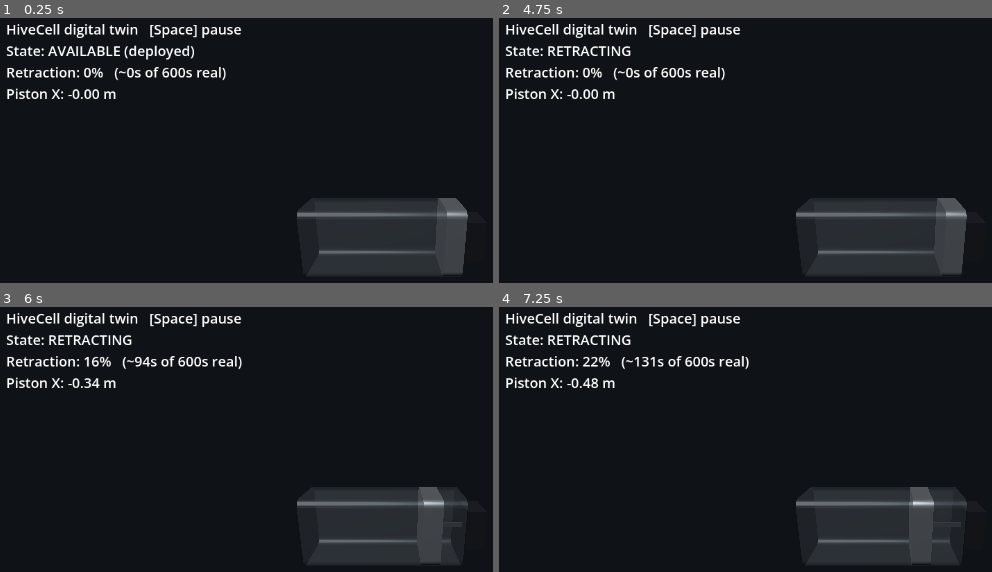
Above: before the commit, frames 1-4 (two rows, left to right).
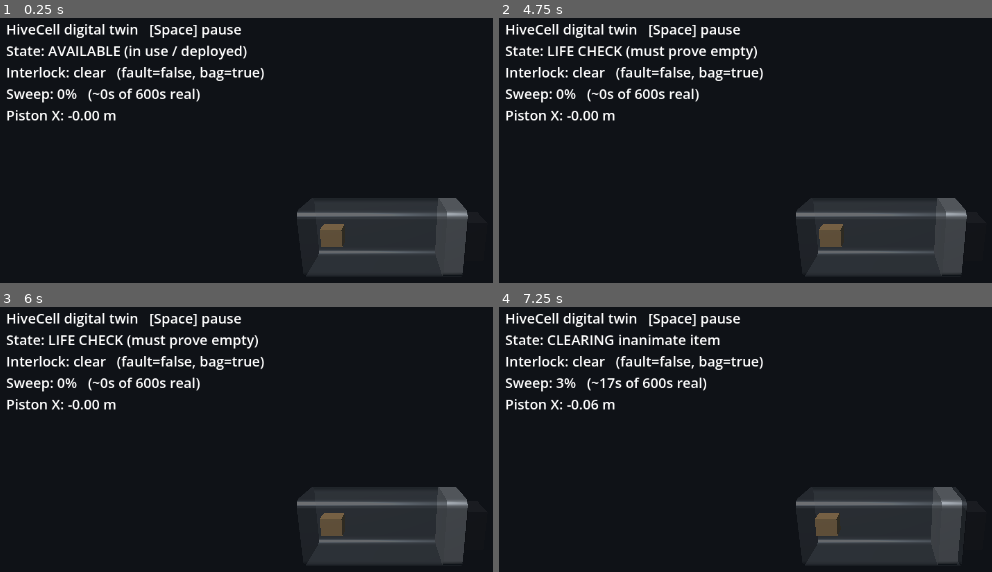
Above: after the commit, the same moments.

Repository: StrayEddy/HiveCell
Game: Godot game, scene res://main.tscn
Two runs of this game, one before a commit and one after it. Both use one fixed random seed, a clock stepped at 60 frames per second and the inputs below.
Inputs:
- Up to frame 1 (0.25 s): no input
- Up to frame 2 (4.75 s): tap Enter at 0.5, 2, 3.5 s; tap Space at 0.77, 1.25, 1.52, 2.75, 3.02, 3.77, 4.25, 4.52 s
- Up to frame 3 (6 s): no input
- Up to frame 4 (7.25 s): tap Space at 6.02, 6.77 s

The runs differ from the first frame. In frame 1, 3.5% of the frame differs, in the area x 1-70%, y 10-87%; in frame 2, 3.9%; in frame 3, 5.0%, in the area x 1-95%, y 10-97%; in frame 4, 4.6%.

Commit message:
M8: gate piston behind a life-detection interlock + headless self-test
The clearing sweep now exists only to remove INANIMATE items from an
EMPTY pod. Motion is gated behind a life-detection interlock: the
mechanism must positively prove "no life inside" before it may advance,
and it stops-and-reverses if life is detected mid-sweep. A living thing
present => hold still (BLOCKED_OCCUPIED) + alert a human, never push out.
This matches docs/SAFETY.md (H1, SF1/SF2); "push the occupant out" is
not a mode the machine can enter.

- safety_interlock.gd: pure, scene-free state machine + fail-safe voting
  (OR toward life; sensor fault reads occupied). Twin and test share it.
- digital_twin.gd: delegates to the interlock; renders its state; adds a
  bag prop for the inanimate-clearing demo.
- tests/test_interlock.gd: headless self-test, exits 0/1. Enforces the
  invariant "sweep never advances while life present" across empty+bag,
  occupied, mid-sweep intrusion, and sensor-fault scenarios; also asserts
  the bag actually clears when empty (liveness).
- Caught a real bug: reverse-from-mid-sweep snapped the piston forward to
  full extension before retracting (a lunge INTO the occupant). Fixed to
  reverse from the current position.
- scripts/run_selftest.sh + .githooks/pre-push: block a push if the
  safety self-tests fail (git config core.hooksPath .githooks).

Co-Authored-By: Claude Opus 4.8 <noreply@anthropic.com>

Diff:
--- a/godot/digital_twin.gd
+++ b/godot/digital_twin.gd
@@ -1,15 +1,29 @@
 extends Node3D
 ## HiveCell digital twin.
 ## Loads the FreeCAD-exported parts (meters, Y-up) and animates the syringe
-## retraction: the piston is the ONLY moving part, sliding -X by `stroke`.
+## motion: the piston is the ONLY moving part, sliding -X by `stroke`.
 ## Dimensions/timing come from models/hivecell.json (kept in sync by
 ## scripts/export_godot.py), so nothing here is a hardcoded magic number.
+##
+## SAFETY MODEL (see docs/SAFETY.md):
+## The piston exists to clear INANIMATE items (e.g. a bag left behind) from an
+## EMPTY pod. It must never move against a living thing. So the clearing sweep is
+## gated behind a life-detection interlock: the mechanism has to positively prove
+## "no life inside" before it may move, and a force/safety-edge backstop reverses
+## it if life is detected mid-motion. Removal is restricted to things that
+## cannot be hurt; a person or animal present => hold still + alert a human.
 
 const MODELS := "res://models/"
 
-@export var demo_seconds := 8.0   ## compress the ~10 min retraction to this many seconds
+@export var demo_seconds := 8.0   ## compress the ~10 min sweep to this many seconds
 @export var hold_seconds := 2.0   ## pause at each end of travel
 @export var paused := false        ## Space toggles this at runtime
+
+## --- Interlock simulation knobs (drive the simulated sensors so you can test) ---
+@export var occupant_alive := false  ## SIM: a living person/animal is inside right now
+@export var bag_present := true      ## SIM: an inanimate item was left behind
+@export var sensor_fault := false    ## SIM: inject a sensor fault (must fail safe -> no motion)
+@export var life_check_seconds := 1.5  ## dwell: all channels must read "no life" this long
 
 var stroke := 2.2                  ## meters, overwritten from manifest
 var retract_real := 600.0          ## real-world seconds, from manifest
@@ -22,16 +36,22 @@
 var piston: MeshInstance3D
 var column: MeshInstance3D          ## rigid-chain exposed column (procedural)
 var column_mesh: BoxMesh
+var bag: MeshInstance3D             ## the inanimate item to be cleared (procedural)
 var label: Label
 
-enum State { DEPLOYED, RETRACTING, CLOSED, EXTENDING }
-var state: int = State.DEPLOYED
-var t := 0.0                       ## time in current state
-var progress := 0.0                ## 0 = deployed (available), 1 = closed (flush)
+## The clearing cycle + life-detection live in a pure, headless-testable class
+## (safety_interlock.gd). This twin just drives its inputs and renders its state,
+## so the twin and the self-test exercise the SAME safety logic.
+var il := SafetyInterlock.new()
+var progress := 0.0                ## mirrored from the interlock for rendering
 
 
 func _ready() -> void:
 	_load_manifest()
+	il.demo_seconds = demo_seconds
+	il.hold_seconds = hold_seconds
+	il.life_check_seconds = life_check_seconds
+	il.bag_present = bag_present   # interlock owns bag state once running (it clears it)
 	_build_scene()
 
 
@@ -85,6 +105,18 @@
 	column.material_override = _metal(Color(0.55, 0.57, 0.60), 1.0)
 	add_child(column)
 
+	# The left-behind bag: a small soft item that rides out ahead of the piston
+	# face during a clearing sweep. Purely a demo prop for the inanimate case.
+	var bag_mesh := BoxMesh.new()
+	bag_mesh.size = Vector3(0.35, 0.30, 0.30)
+	bag = MeshInstance3D.new()
+	bag.mesh = bag_mesh
+	var bag_mat := StandardMaterial3D.new()
+	bag_mat.albedo_color = Color(0.55, 0.40, 0.20)
+	bag_mat.roughness = 0.9
+	bag.material_override = bag_mat
+	add_child(bag)
+
 	var sun := DirectionalLight3D.new()
 	sun.rotation_degrees = Vector3(-55, -35, 0)
 	sun.light_energy = 1.2
@@ -123,27 +155,16 @@
 
 func _process(delta: float) -> void:
 	if not paused:
-		t += delta
-		match state:
-			State.DEPLOYED:
-				progress = 0.0
-				if t >= hold_seconds:
-					_goto(State.RETRACTING)
-			State.RETRACTING:
-				progress = clampf(t / demo_seconds, 0.0, 1.0)
-				if progress >= 1.0:
-					_goto(State.CLOSED)
-			State.CLOSED:
-				progress = 1.0
-				if t >= hold_seconds:
-					_goto(State.EXTENDING)
-			State.EXTENDING:
-				progress = clampf(1.0 - t / demo_seconds, 0.0, 1.0)
-				if progress <= 0.0:
-					_goto(State.DEPLOYED)
+		# Feed the live simulation knobs into the interlock, then step it.
+		il.occupant_alive = occupant_alive
+		il.sensor_fault = sensor_fault
+		il.step(delta)
+		progress = il.progress
+		bag_present = il.bag_present
 
 	piston.position.x = -progress * stroke
 	_update_chain()
+	_update_bag()
 	_update_label()
 
 
@@ -156,19 +177,26 @@
 	column.position = Vector3((piston_rear + magazine_front) * 0.5, 0.0, 0.0)
 
 
-func _goto(s: int) -> void:
-	state = s
-	t = 0.0
+func _update_bag() -> void:
+	# The bag rides just ahead of the piston face while it is being swept out, and
+	# vanishes once cleared. Only shown for the inanimate-clearing demo.
+	bag.visible = bag_present
+	if bag_present:
+		bag.position = Vector3(piston.position.x + 0.4, 0.0, 0.0)
 
 
 func _update_label() -> void:
 	var names := {
-		State.DEPLOYED: "AVAILABLE (deployed)",
-		State.RETRACTING: "RETRACTING",
-		State.CLOSED: "CLOSED (flush)",
-		State.EXTENDING: "DEPLOYING",
+		SafetyInterlock.State.AVAILABLE: "AVAILABLE (in use / deployed)",
+		SafetyInterlock.State.LIFE_CHECK: "LIFE CHECK (must prove empty)",
+		SafetyInterlock.State.CLEARING: "CLEARING inanimate item",
+		SafetyInterlock.State.CLEARED_HOLD: "CLEARED (flush)",
+		SafetyInterlock.State.REDEPLOY: "REDEPLOYING",
+		SafetyInterlock.State.BLOCKED_OCCUPIED: "BLOCKED: life detected -> alert human",
 	}
+	var verdict := ("OCCUPIED" if il.life_present() else "clear")
 	var real_elapsed := int(round(progress * retract_real))
-	label.text = "HiveCell digital twin   [Space] pause\nState: %s\nRetraction: %d%%   (~%ds of %ds real)\nPiston X: %+.2f m" % [
-		names[state], int(round(progress * 100.0)), real_elapsed, int(retract_real), piston.position.x
+	label.text = "HiveCell digital twin   [Space] pause\nState: %s\nInterlock: %s   (fault=%s, bag=%s)\nSweep: %d%%   (~%ds of %ds real)\nPiston X: %+.2f m" % [
+		names[il.state], verdict, str(sensor_fault), str(bag_present),
+		int(round(progress * 100.0)), real_elapsed, int(retract_real), piston.position.x
 	]
--- /dev/null
+++ b/godot/safety_interlock.gd
@@ -0,0 +1,97 @@
+extends RefCounted
+class_name SafetyInterlock
+## Pure, headless-testable safety state machine for the HiveCell clearing cycle.
+## No scene/visual dependencies, so it can be unit-tested without a viewport.
+##
+## THE RULE (see docs/SAFETY.md): the piston may only advance a clearing sweep
+## when life-detection positively proves the pod empty. Any life signal, or any
+## sensor fault, means "assume occupied" -> no advancing motion. The sweep is for
+## INANIMATE items only; a living thing present => hold still (+ alert a human on
+## real hardware). The only motion permitted while life is present is REVERSING
+## back to the safe deployed position.
+
+enum State { AVAILABLE, LIFE_CHECK, CLEARING, CLEARED_HOLD, REDEPLOY, BLOCKED_OCCUPIED }
+
+# --- tuning ---
+var demo_seconds := 8.0
+var hold_seconds := 2.0
+var life_check_seconds := 1.5
+
+# --- simulated sensor inputs (ground truth the twin/test drives) ---
+var occupant_alive := false   ## a living person/animal is inside right now
+var sensor_fault := false     ## a faulted/unknown sensor (must fail safe)
+var bag_present := true        ## an inanimate item left behind (owned here once running)
+
+# --- state ---
+var state: int = State.AVAILABLE
+var progress := 0.0            ## 0 = deployed (available), 1 = swept (flush)
+var t := 0.0                   ## time in current state
+var clear_dwell := 0.0         ## how long the life-check has read "no life"
+var reverse_from := 0.0        ## progress captured when a reverse begins
+
+
+## Fail-safe voting: diverse channels (radar vitals, thermal, CO2, load-cell BCG)
+## OR toward life. In the twin/test all read the simulated ground truth; on real
+## hardware this is an OR across independent sensor outputs. A fault reads occupied.
+func life_present() -> bool:
+	if sensor_fault:
+		return true
+	return occupant_alive
+
+
+## True while the sweep is advancing INTO the pod (progress increasing). This is
+## the motion that must never happen while life is present.
+func advancing() -> bool:
+	return state == State.CLEARING
+
+
+func step(delta: float) -> void:
+	t += delta
+	match state:
+		State.AVAILABLE:
+			# Pod in use. Session end never moves blindly: life-check first.
+			progress = 0.0
+			if t >= hold_seconds:
+				clear_dwell = 0.0
+				_goto(State.LIFE_CHECK)
+		State.LIFE_CHECK:
+			# Must read "no life" continuously for the whole dwell to unlock.
+			if life_present():
+				_goto(State.BLOCKED_OCCUPIED)
+			else:
+				clear_dwell += delta
+				if clear_dwell >= life_check_seconds:
+					_goto(State.CLEARING)
+		State.CLEARING:
+			# SF2 backstop: life detected mid-sweep -> STOP and REVERSE. Reverse
+			# from the CURRENT position, never snap forward first.
+			if life_present():
+				reverse_from = progress
+				_goto(State.REDEPLOY)
+			else:
+				progress = clampf(t / demo_seconds, 0.0, 1.0)
+				if progress >= 1.0:
+					bag_present = false
+					_goto(State.CLEARED_HOLD)
+		State.CLEARED_HOLD:
+			progress = 1.0
+			if t >= hold_seconds:
+				reverse_from = progress
+				_goto(State.REDEPLOY)
+		State.REDEPLOY:
+			# Reverse to the safe deployed position from wherever the sweep was.
+			# Allowed even with life present (moving AWAY is the safe direction).
+			progress = clampf(reverse_from - t / demo_seconds, 0.0, 1.0)
+			if progress <= 0.0:
+				_goto(State.AVAILABLE)
+		State.BLOCKED_OCCUPIED:
+			# Hold still, alert a human. Re-verify only once it reads clear again.
+			progress = 0.0
+			if not life_present():
+				clear_dwell = 0.0
+				_goto(State.LIFE_CHECK)
+
+
+func _goto(s: int) -> void:
+	state = s
+	t = 0.0
--- /dev/null
+++ b/godot/tests/test_interlock.gd
@@ -0,0 +1,107 @@
+extends SceneTree
+## Headless self-test for the HiveCell safety interlock.
+## Run:  Godot_v4.7.1 --headless --path godot --script res://tests/test_interlock.gd
+## Exits 0 on pass, 1 on any failure (so it can gate CI / a pre-push check).
+##
+## The invariant that matters (docs/SAFETY.md): the clearing sweep must NEVER
+## advance into the pod while anything alive is detected. Everything else is
+## secondary. We also assert the safe path still WORKS (bag gets cleared), so a
+## trivially-frozen mechanism can't pass.
+
+const Interlock := preload("res://safety_interlock.gd")
+const DT := 1.0 / 60.0
+
+var failures: int = 0
+
+
+func _fail(msg: String) -> void:
+	failures += 1
+	push_error("FAIL: " + msg)
+	print("  FAIL: ", msg)
+
+
+func _check(cond: bool, msg: String) -> void:
+	if not cond:
+		_fail(msg)
+
+
+## Step `n` frames. Every frame, enforce the master invariant: if life is present
+## at the start of the frame, progress must not increase across that frame, and
+## the machine must not be in the advancing (CLEARING) state.
+func _run(il, n: int, tag: String) -> void:
+	for i in n:
+		var life_before: bool = il.life_present()
+		var p_before: float = il.progress
+		il.step(DT)
+		if life_before:
+			_check(il.progress <= p_before + 1e-6,
+				"%s: sweep ADVANCED while life present (%.4f -> %.4f)" % [tag, p_before, il.progress])
+			_check(not il.advancing(),
+				"%s: entered CLEARING while life present" % tag)
+
+
+func _new_il(demo := 1.0, hold := 0.2, dwell := 0.3):
+	var il = Interlock.new()
+	il.demo_seconds = demo      # short timings so the test runs fast
+	il.hold_seconds = hold
+	il.life_check_seconds = dwell
+	return il
+
+
+func _initialize() -> void:
+	print("== HiveCell interlock self-test ==")
+
+	# Scenario 1 -- empty pod, bag left behind: it MUST get cleared (liveness).
+	var il1 = _new_il()
+	il1.occupant_alive = false
+	il1.bag_present = true
+	_run(il1, 600, "S1 empty+bag")
+	_check(not il1.bag_present, "S1: bag was never cleared in an empty pod")
+	_check(il1.progress >= 0.99 or il1.state == Interlock.State.CLEARED_HOLD
+		or il1.state == Interlock.State.REDEPLOY or il1.state == Interlock.State.AVAILABLE,
+		"S1: cycle did not complete a sweep")
+
+	# Scenario 2 -- occupant present the whole time: piston must NEVER move.
+	var il2 = _new_il()
+	il2.occupant_alive = true
+	il2.bag_present = true
+	_run(il2, 600, "S2 occupied")
+	_check(il2.progress == 0.0, "S2: progress moved off 0 with an occupant present")
+	_check(il2.state == Interlock.State.BLOCKED_OCCUPIED,
+		"S2: did not park in BLOCKED_OCCUPIED (state=%d)" % il2.state)
+	_check(il2.bag_present, "S2: bag cleared while occupied (must not happen)")
+
+	# Scenario 3 -- someone appears MID-SWEEP: must stop advancing and reverse out.
+	var il3 = _new_il()
+	il3.occupant_alive = false
+	il3.bag_present = true
+	# advance until the sweep is genuinely underway
+	while il3.state != Interlock.State.CLEARING or il3.progress < 0.3:
+		il3.step(DT)
+		if il3.progress >= 0.99:
+			break
+	_check(il3.state == Interlock.State.CLEARING and il3.progress >= 0.3,
+		"S3: could not reach a mid-sweep state to test")
+	var peak: float = il3.progress
+	il3.occupant_alive = true            # life appears now
+	_run(il3, 300, "S3 mid-sweep intrusion")   # _run enforces "never advances while life present"
+	_check(il3.progress < peak + 1e-6, "S3: advanced past peak after intrusion")
+	_check(il3.progress <= 0.001, "S3: did not fully reverse out after intrusion")
+	_check(il3.bag_present, "S3: cleared the bag despite a mid-sweep intrusion")
+
+	# Scenario 4 -- sensor fault with nobody there: must fail safe (no motion).
+	var il4 = _new_il()
+	il4.occupant_alive = false
+	il4.sensor_fault = true
+	il4.bag_present = true
+	_run(il4, 600, "S4 sensor fault")
+	_check(il4.progress == 0.0, "S4: moved despite a sensor fault (must fail safe)")
+	_check(il4.state == Interlock.State.BLOCKED_OCCUPIED,
+		"S4: fault did not block motion (state=%d)" % il4.state)
+
+	if failures == 0:
+		print("PASS: all interlock scenarios held (sweep never advanced against life).")
+		quit(0)
+	else:
+		print("FAILED: %d assertion(s)." % failures)
+		quit(1)
Not shown, added: godot/safety_interlock.gd.uid
Not shown, added: godot/tests/test_interlock.gd.uid
Not shown, added: .githooks/pre-push
Not shown, added: docs/SAFETY.md
Not shown, added: scripts/run_selftest.sh
